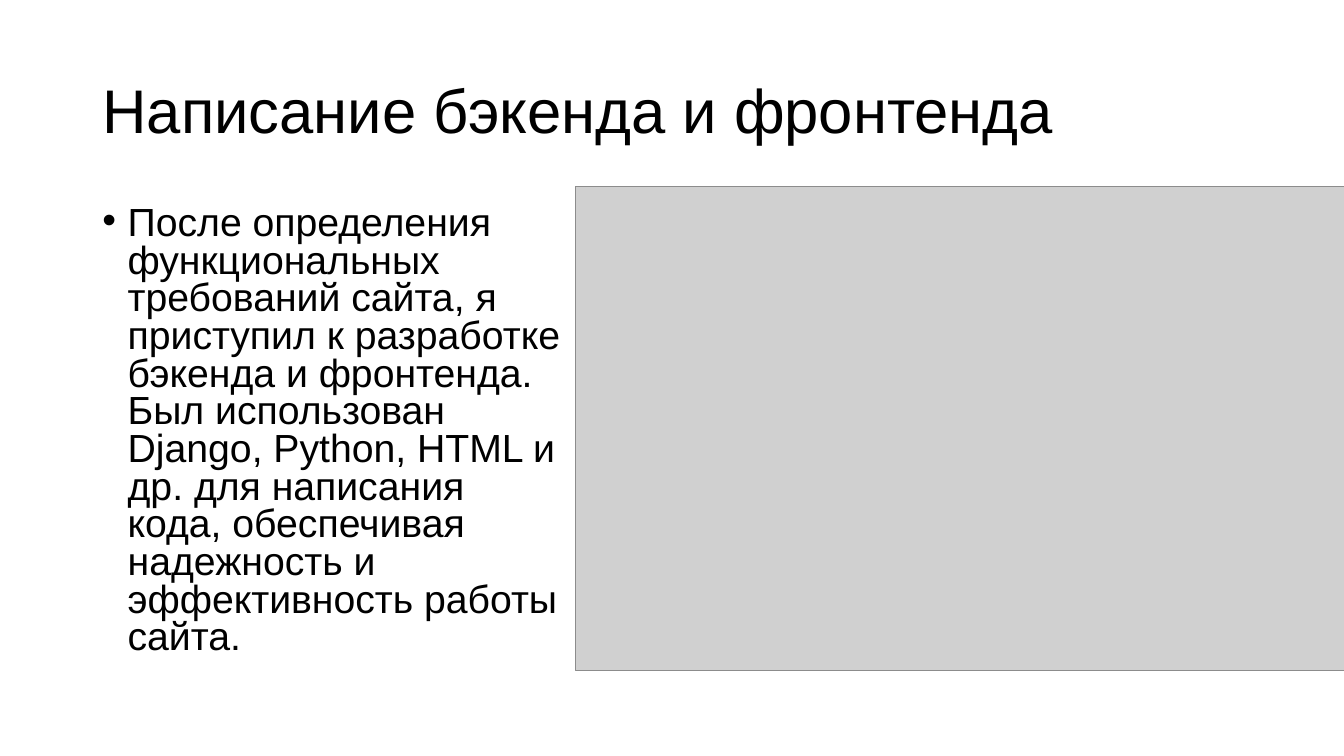
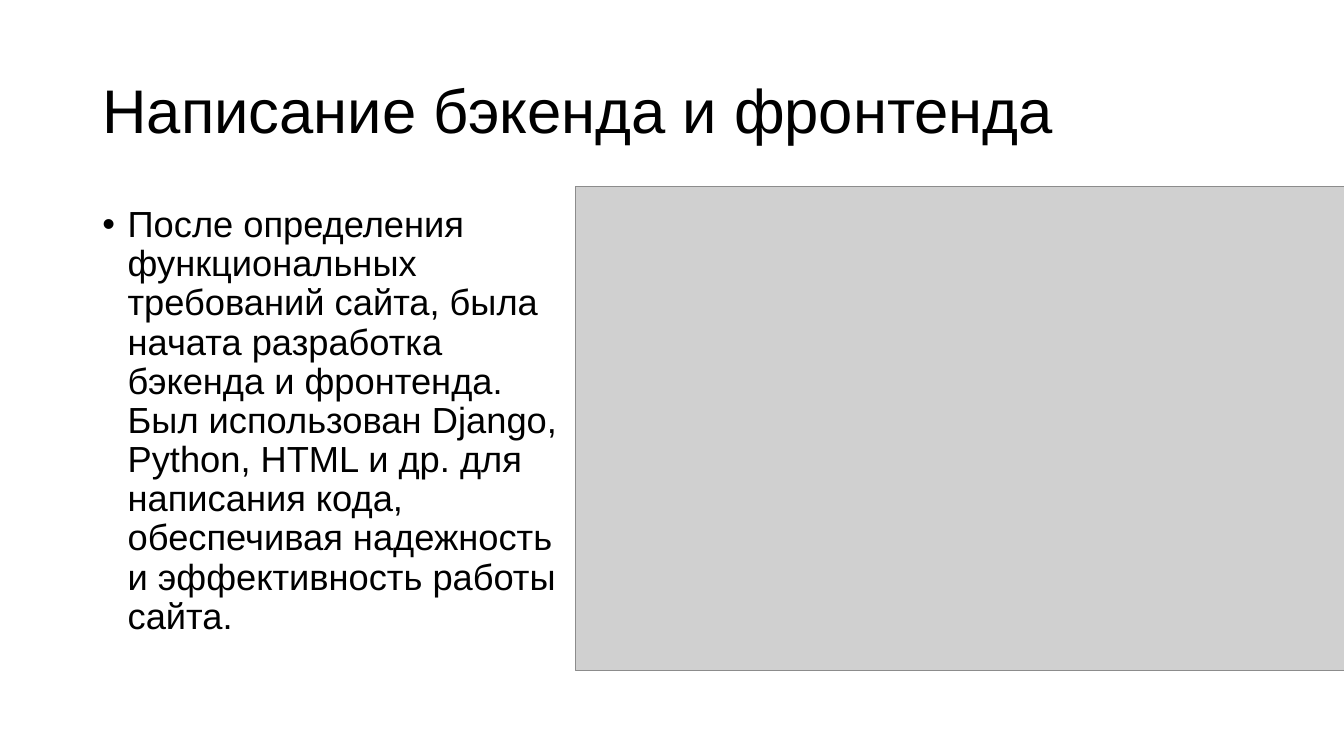
Before and after one commit to BigVadya/App, a slide deck: slide 9 of Курсовая/Презентация.pptx. Drawn at 1344x756 pixels with LibreOffice and Linux fonts; fonts in the diff are those of the drawing; grey boxes stand for pictures. Boxes give left, top, right and bottom in pixels: in the first picture for what was removed or moved away, otherwise in the second. Text is boxed around its words. In the diff, an @@ line names an element or a change of style, - is before the commit and + after.

```diff
--- a/Курсовая/Презентация.pptx
+++ b/Курсовая/Презентация.pptx
@@ text at [128,212,557,630]: text changed; size 28 to 25.9 pt @@
-• После определения функциональных требований сайта, я приступил к разработке бэкенда и фронтенда. Был использован Django, Python, HTML и др. для написания кода, обеспечивая надежность и эффективность работы сайта.
+• После определения функциональных требований сайта, была начата разработка бэкенда и фронтенда. Был использован Django, Python, HTML и др. для написания кода, обеспечивая надежность и эффективность работы сайта.
```
Also in this commit, not shown: 5 other slides changed, 1 slide removed, 1 other file.
